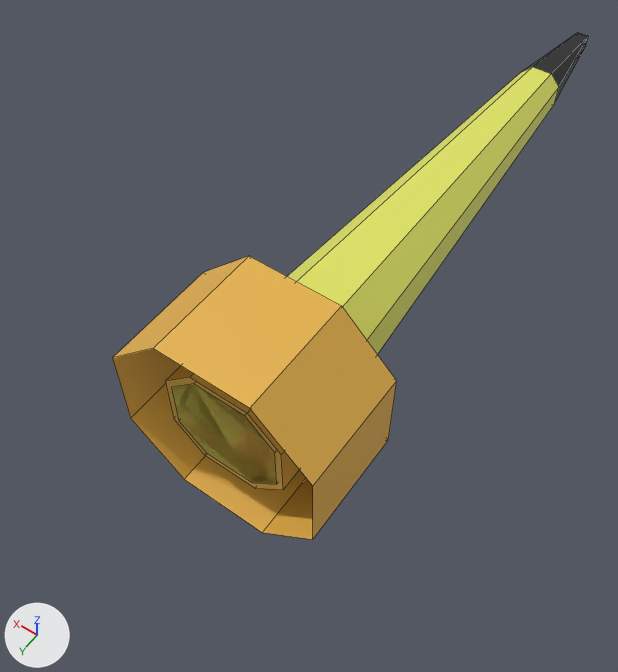
Renders of the Blender file Assets/Model/Blend/Dart.blend from each side of a commit.
Camera for both pictures: a camera (50 mm lens) standing at (-0.17, 0.163, 0.379) and looking at (0.018, -0.1, -0.035). The lights are fixed; the arrows at lower left show +X, +Y and +Z. Mesh edges are drawn as thin lines.

In view in the first picture: 'Dart_Arrow', 'Dart_Hole'.
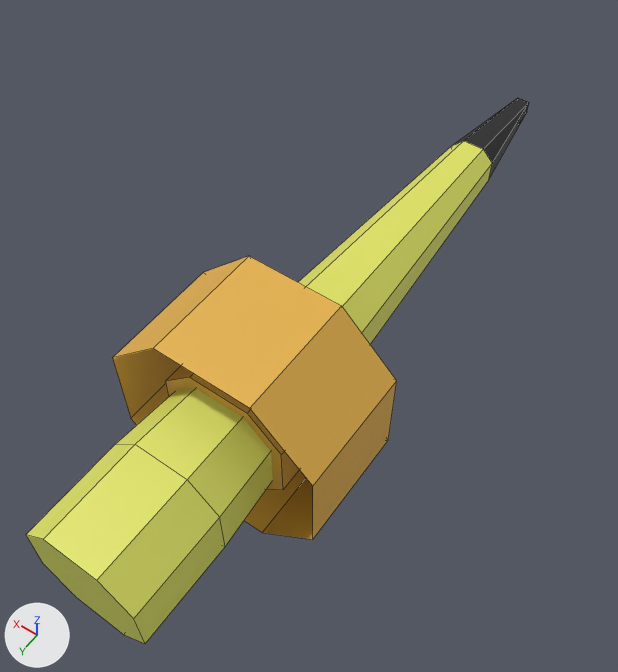
Where the change shows, as pixel boxes [x1, y1, x2, y2] in the pictures (618 x 672 px):
'Dart_Arrow', mesh moved
    before: [172, 32, 588, 484]
    after: [26, 98, 529, 643]

Diff of the bpy script that builds the scene:
```diff
--- a/Assets/Model/Blend/Dart.blend.py
+++ b/Assets/Model/Blend/Dart.blend.py
@@ me_dart_arrow @@
 me_dart_arrow.from_pydata(...)  # 32 vertices, 30 faces; spans x -0.033..0.033, y -0.033..0.033, z 0.0..0.437
 # used by ob_dart_arrow; location = (0.0, 0.0, 0.0); rotation_euler = (1.571, 0.0, 0.0), in degrees (90, 0, 0)
+# me_dart_arrow part 1: the whole mesh is moved by (0.0, 0.0, -0.1)
 me_dart_arrow.materials.append(mat_dart_arrow_mat_01)
```
